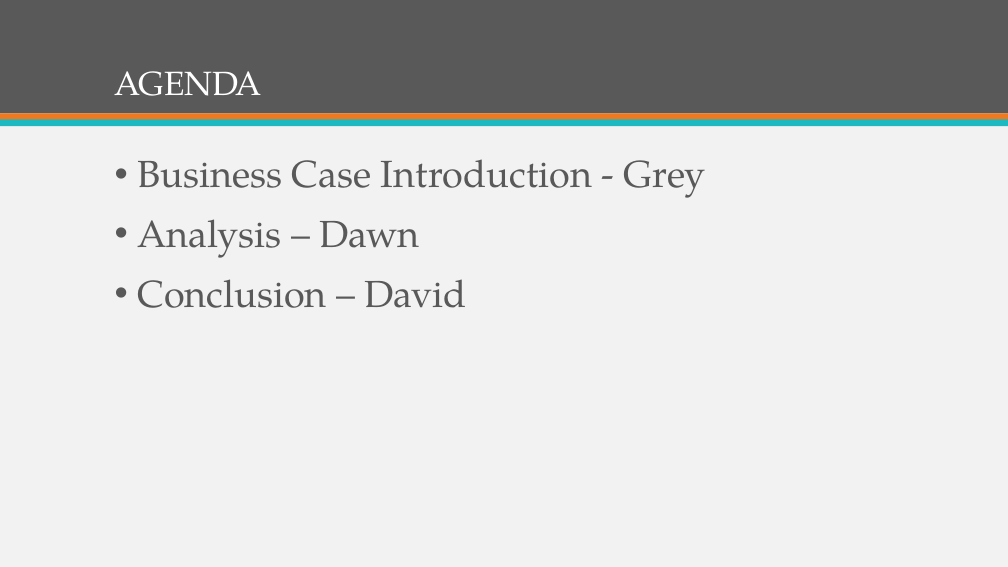
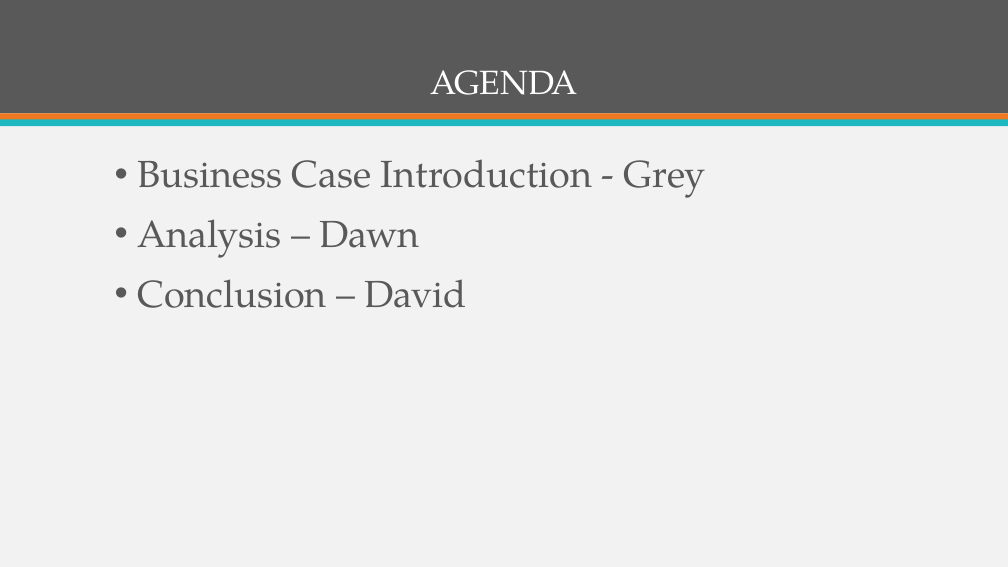
Before and after one commit to ItsGreyedOut/Brewery-Startup, a slide deck: slide 2 of presentation.pptx. Drawn at 1008x567 pixels with LibreOffice and Linux fonts; fonts in the diff are those of the drawing. Boxes give left, top, right and bottom in pixels: in the first picture for what was removed or moved away, otherwise in the second. Text is boxed around its words. In the diff, an @@ line names an element or a change of style, - is before the commit and + after.

```diff
--- a/presentation.pptx
+++ b/presentation.pptx
@@ title "AGENDA" at (430,70,577,95): alignment left to centre @@
```
Also in this commit, not shown: 4 other slides changed, 4 slides added, 10 slides removed, 2 other files.
